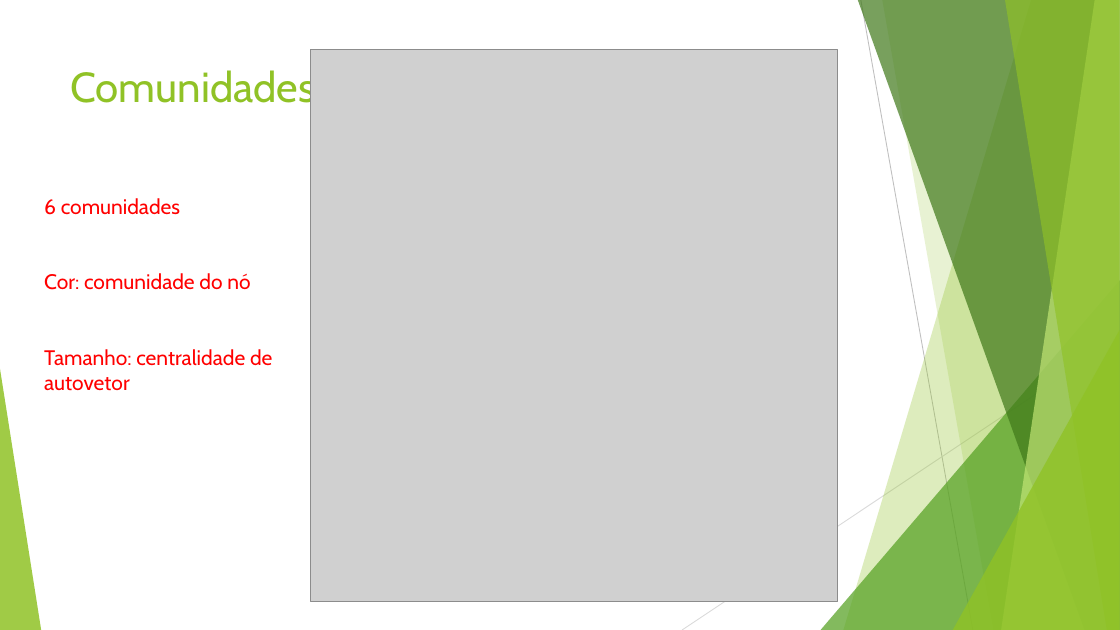
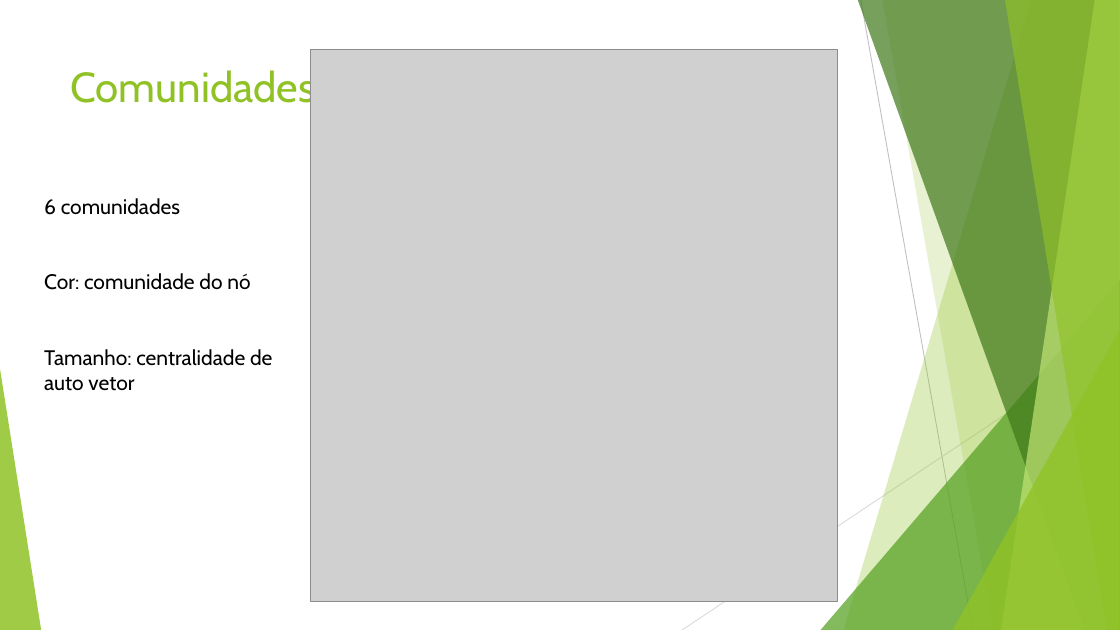
Before and after one commit to macio-matheus/analysis-geospatial-data, a slide deck: slide 10 of docs/Foursquare’s Network Analyse.pptx. Drawn at 1120x630 pixels with LibreOffice and Linux fonts; fonts in the diff are those of the drawing; grey boxes stand for pictures. Boxes give left, top, right and bottom in pixels: in the first picture for what was removed or moved away, otherwise in the second. Text is boxed around its words. In the diff, an @@ line names an element or a change of style, - is before the commit and + after.

```diff
--- a/docs/Foursquare’s Network Analyse.pptx
+++ b/docs/Foursquare’s Network Analyse.pptx
@@ text at bbox=[44, 198, 250, 290]: text colour #FF0000 to #000000 in "6 comunidades", "Cor: comunidade do nó" @@
@@ text at bbox=[44, 349, 272, 391]: text changed; text colour #FF0000 to #000000 @@
-Tamanho: centralidade de autovetor
+Tamanho: centralidade de auto vetor
```
Also in this commit, not shown: 10 other slides changed, 1 slide added.
